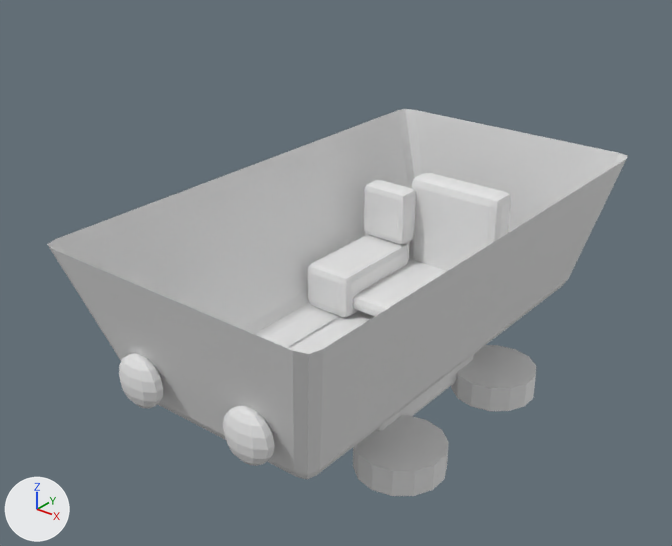
What one commit did to the Blender file art/blend/cart.blend.
The view is the same before and after, from a 50 mm camera at (1.74, -2.45, 2.08) aimed at (-0.08, -0.17, 0.67). The axes (+X, +Y, +Z) are drawn at lower left. The lights are the same throughout. The picture after the commit comes second.

Names of what the first picture shows: 'frame-rail-l', 'frame-rail-r', 'hopper', 'lamp-l', 'lamp-r', 'pet-back', 'pet-seat', 'seat-back', 'seat-base', 'wheel-br', 'wheel-fr'.
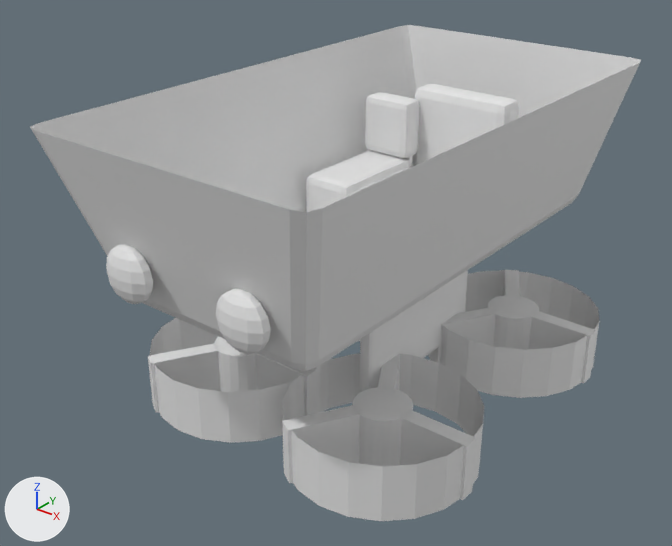
Changed parts and their boxes [x1, y1, x2, y2] in the pictures (672 x 546 px; the box of a moved part takes in the faces that stretch with it):
'hopper', moved: before [47, 109, 628, 479]; after [30, 25, 641, 371]
'wheel-fr', reshaped, moved (110% wider, 106% taller): before [353, 415, 449, 496]; after [282, 353, 485, 521]
'wheel-br', reshaped, moved (101% wider, 93% taller): before [451, 345, 536, 411]; after [428, 270, 600, 398]
'wheel-fl', reshaped (not visible before): after [148, 318, 332, 443]
'seat-back', moved: before [409, 173, 511, 271]; after [412, 84, 519, 167]
'pet-back', moved: before [364, 180, 416, 244]; after [365, 92, 420, 158]
'lamp-r', moved: before [223, 406, 275, 466]; after [215, 289, 271, 354]
'lamp-l', moved: before [119, 353, 163, 409]; after [106, 244, 153, 304]
part 2 of me_frame_rail, moved or reshaped (mostly hidden): before [411, 380, 456, 416]; after [360, 345, 439, 392]
part 3 of me_frame_rail, moved or reshaped (mostly hidden before): before [291, 317, 473, 431]; after [360, 270, 468, 392]
part 4 of me_wheel, reshaped: before [353, 345, 536, 496]; after [148, 270, 600, 521]
'seat-base', unchanged, covered by the edit: before [353, 259, 447, 316]

Edits to the bpy script that builds the scene:
```text
Change me_hopper:
    used by ob_hopper; location = (0.0, 0.0, 0.0)
    remove me_hopper.from_pydata(...)  # 40 vertices, 33 faces; spans x -0.52..0.52, y -1.02..0.86, z 0.38..0.95
    add me_hopper.from_pydata(...)  # 40 vertices, 33 faces; spans x -0.52..0.52, y -1.02..0.86, z 0.74..1.31
    me_hopper part 1: the whole mesh is moved by (0.0, 0.0, 0.36)
Change me_frame_rail:
    used by ob_frame_rail_l; location = (-0.2, 0.0, 0.27)
    remove me_frame_rail.from_pydata(...)  # 56 vertices, 54 faces; spans x -0.023..0.023, y -0.31..0.31, z -0.11..0.11
    add me_frame_rail.from_pydata(...)  # 56 vertices, 54 faces; spans x -0.023..0.023, y -0.31..0.31, z -0.21..0.21
    me_frame_rail part 2: all 28 vertices in x -0.023..0.023, y -0.31..0.31, z -0.11..-0.092 are moved by (0.0, 0.0, -0.1)
    me_frame_rail part 3: all 28 vertices in x -0.023..0.023, y -0.31..0.31, z 0.092..0.11 are moved by (0.0, 0.0, 0.1)
Change me_wheel:
    used by ob_wheel_fl; location = (-0.31, -0.31, 0.16)
    remove me_wheel.from_pydata(...)  # 28 vertices, 16 faces; spans x -0.156..0.156, y -0.16..0.16, z -0.05..0.05
    add me_wheel.from_pydata(...)  # 104 vertices, 60 faces; spans x -0.32..0.326, y -0.32..0.32, z -0.1..0.1
    me_wheel part 4: the whole mesh is rebuilt
Change ob_seat_back:
    ob_seat_back.location: (0.0, 0.5, 0.62) -> (0.0, 0.5, 0.98)
Change ob_wheel_fr:
    ob_wheel_fr.location: (0.31, -0.31, 0.16) -> (0.31, -0.42, 0.32)
Change ob_wheel_br:
    ob_wheel_br.location: (0.31, 0.31, 0.16) -> (0.31, 0.42, 0.32)
Change ob_lamp_l:
    ob_lamp_l.location: (-0.224, -0.939, 0.55) -> (-0.224, -0.939, 0.91)
Change ob_lamp_r:
    ob_lamp_r.location: (0.224, -0.939, 0.55) -> (0.224, -0.939, 0.91)
Change ob_pet_back:
    ob_pet_back.location: (-0.26, 0.4, 0.67) -> (-0.26, 0.4, 1.03)
```
